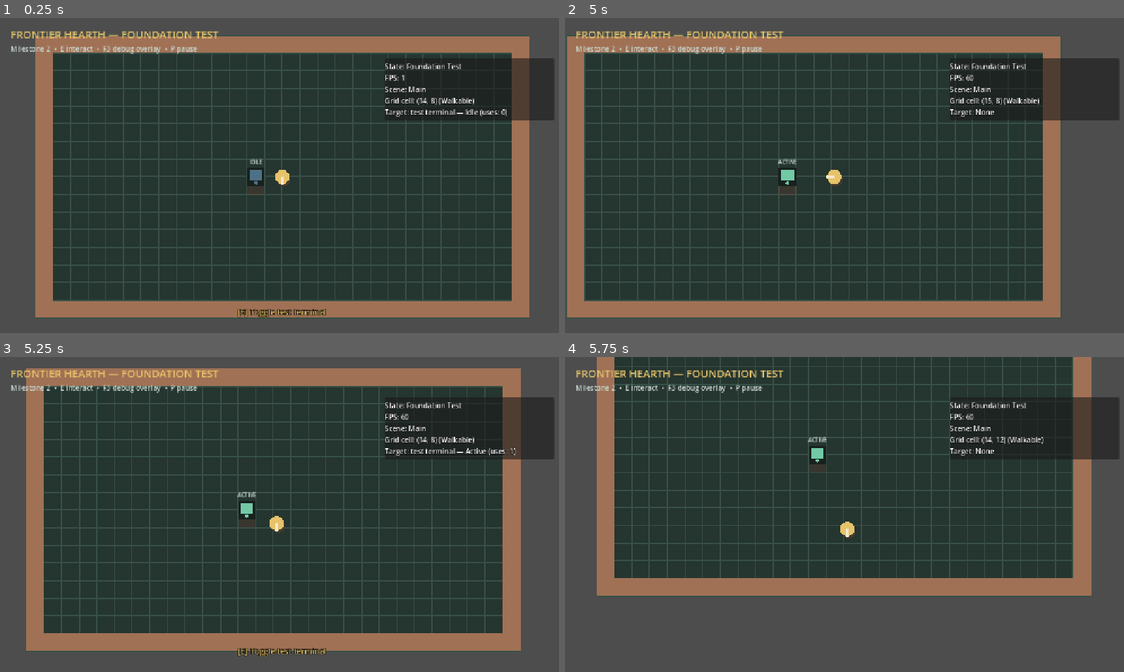
Above: before the commit, frames 1-4 (two rows, left to right).
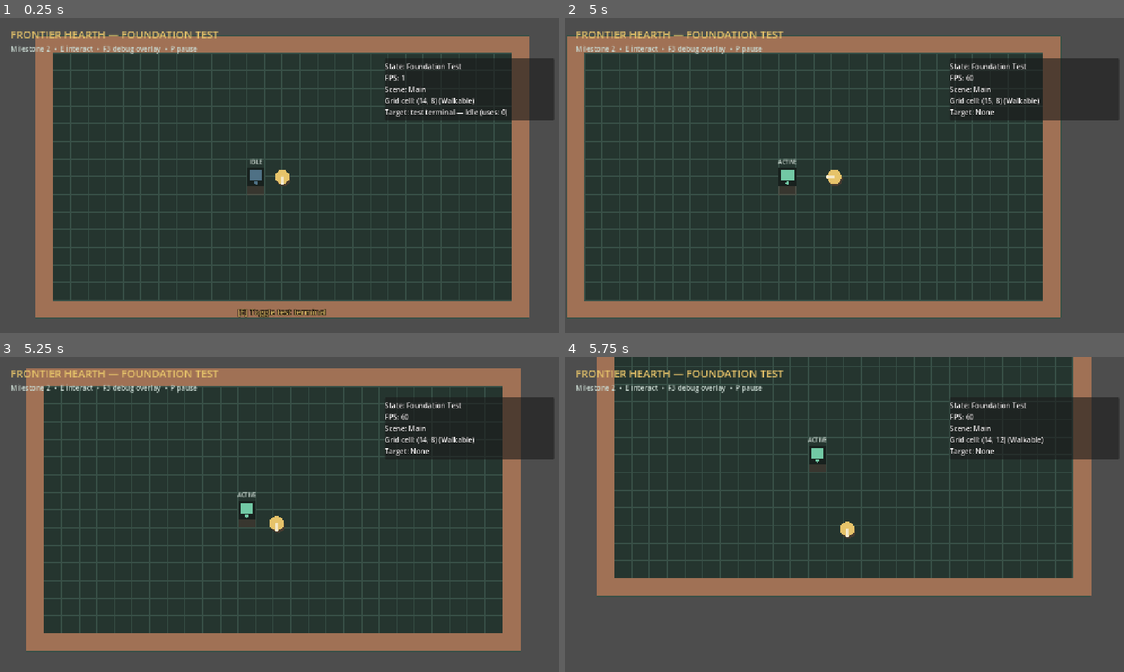
Above: after the commit, the same moments.

Repository: Chaunsy19/Top-Down-Project
Game: Godot game, scene res://scenes/main.tscn
Same seed, same stepped clock (60 frames per second), same inputs: the game is played once before the commit and once after it.
Inputs (mouse positions are in pixels of both pictures, inside the frame that each line leads up to):
- Up to frame 1 (0.25 s): no input
- Up to frame 2 (5 s): tap Enter at 0.5 s; move the mouse to (973, 159) at 0.52 s; hold D (move_right) 0.53-1.28 s; hold E (interact) 0.53-1.28 s; move the mouse to (732, 191) at 1.27 s; hold S (move_down) 1.28-2.03 s; click (732, 191) at 1.35 s; tap E (interact) at 1.55, 3.05, 3.8, 4.55 s; move the mouse to (905, 106) at 2.02 s; hold D (move_right) 2.03-2.78 s; hold E (interact) 2.03-2.78 s; tap B (building) at 2.1 s; move the mouse to (816, 241) at 2.77 s; hold W (move_up) 2.78-3.53 s; tap Mouse wheel up (camera_zoom_in) at 2.85 s; move the mouse to (1017, 225) at 3.52 s; hold Mouse wheel down (camera_zoom_out) 3.53-4.28 s; hold A (move_left) from 3.53 s (still down); move the mouse to (676, 128) at 4.27 s; tap C (crafting) at 4.35 s
- Up to frame 3 (5.25 s): move the mouse to (313, 514) at 5.02 s; release A (move_left) at 5.03 s; hold S (move_down) from 5.03 s (still down); hold E (interact) from 5.03 s (still down)
- Up to frame 4 (5.75 s): keep holding S (move_down); keep holding E (interact)

Frames 1-2 are identical in both runs. In frame 3, 0.4% of the frame differs, in the area x 42-93%, y 28-96%; in frame 4, nothing differs.

Commit message:
Fix directional interaction range bias

Diff:
--- a/scenes/world/test_terminal.tscn
+++ b/scenes/world/test_terminal.tscn
@@ -24,9 +24,6 @@
 [node name="CollisionShape2D" type="CollisionShape2D" parent="Body"]
 shape = SubResource("RectangleShape2D_body")
 
-[node name="InteractionPoint" type="Marker2D" parent="."]
-position = Vector2(28, 0)
-
 [node name="StateLabel" type="Label" parent="."]
 unique_name_in_owner = true
 offset_left = -23.0
--- a/scripts/interaction/player_interactor.gd
+++ b/scripts/interaction/player_interactor.gd
@@ -37,6 +37,8 @@
 		if area is not InteractableScript:
 			continue
 		var candidate := area as InteractableScript
+		if not is_target_in_range(candidate):
+			continue
 		var distance := global_position.distance_squared_to(candidate.get_interaction_point())
 		if distance < nearest_distance:
 			nearest_target = candidate
@@ -48,10 +50,8 @@
 func try_interact() -> bool:
 	refresh_target()
 	var succeeded := false
-	if is_instance_valid(_current_target):
-		var in_range := global_position.distance_to(_current_target.get_interaction_point()) <= radius
-		if in_range:
-			succeeded = _current_target.interact(get_parent() as Node2D)
+	if is_target_in_range(_current_target):
+		succeeded = _current_target.interact(get_parent() as Node2D)
 	interaction_attempted.emit(_current_target, succeeded)
 	_update_prompt()
 	return succeeded
@@ -59,6 +59,13 @@
 
 func get_current_target() -> InteractableScript:
 	return _current_target
+
+
+func is_target_in_range(target: InteractableScript) -> bool:
+	return (
+		is_instance_valid(target)
+		and global_position.distance_to(target.get_interaction_point()) <= radius
+	)
 
 
 func set_current_target(target: InteractableScript) -> void:
--- a/tests/milestone_2_test.gd
+++ b/tests/milestone_2_test.gd
@@ -39,6 +39,7 @@
 
 	test_coordinate_conversion(world)
 	test_walkability(world)
+	test_interaction_reach_symmetry(player, terminal, interactor)
 	test_interaction(player, terminal, interactor)
 
 	main.queue_free()
@@ -83,6 +84,25 @@
 		_failures.append("Test terminal did not update its interaction state.")
 
 
+func test_interaction_reach_symmetry(
+	player: CharacterBody2D,
+	terminal: InteractableScript,
+	interactor: PlayerInteractorScript
+) -> void:
+	var directions := [Vector2.LEFT, Vector2.RIGHT, Vector2.UP, Vector2.DOWN]
+	for direction in directions:
+		player.global_position = terminal.global_position + direction * 52.0
+		if not interactor.is_target_in_range(terminal):
+			_failures.append("Terminal was unreachable from direction %s at equal distance." % direction)
+
+	player.global_position = terminal.global_position + Vector2.RIGHT * 60.0
+	if interactor.is_target_in_range(terminal):
+		_failures.append("Terminal remained reachable beyond the configured interaction radius.")
+
+	player.position = Vector2(448.0, 256.0)
+	player.velocity = Vector2.ZERO
+
+
 func finish_with_failure(message: String) -> void:
 	_failures.append(message)
 	finish()
Not shown, changed: CHANGELOG.md
